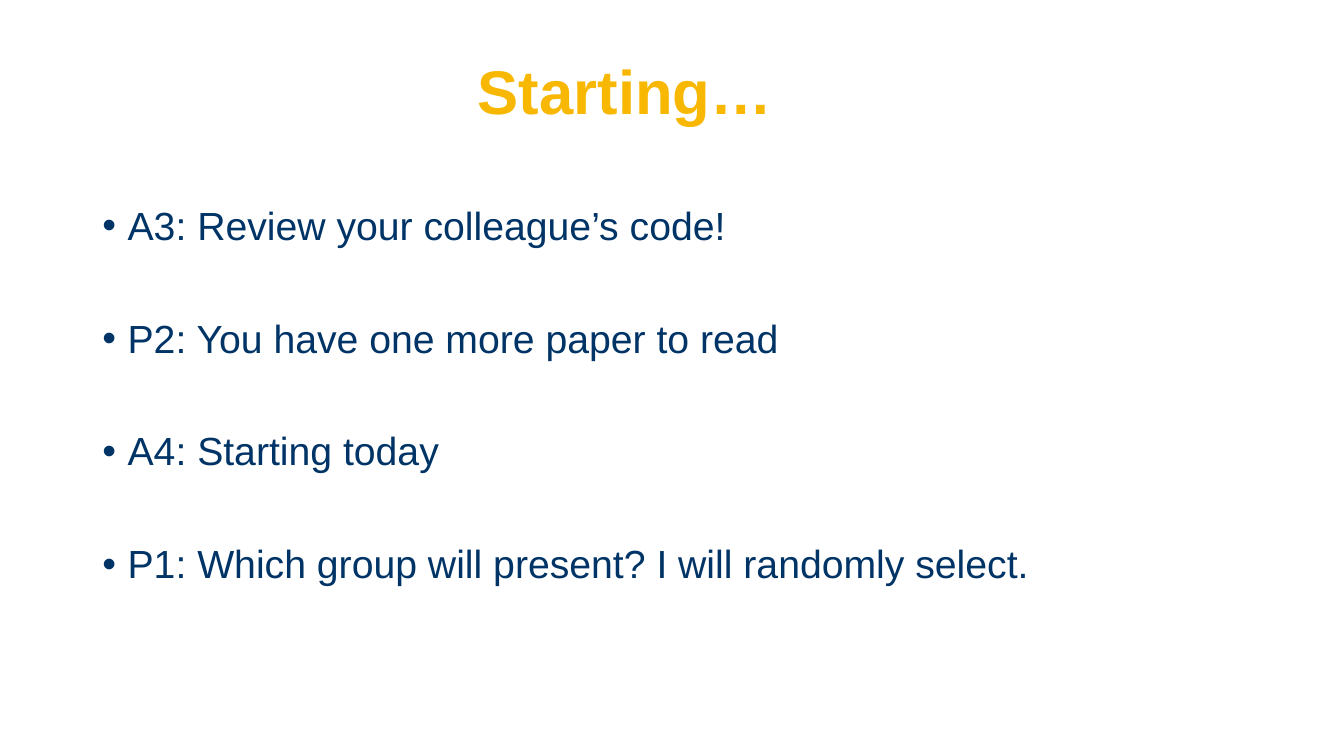
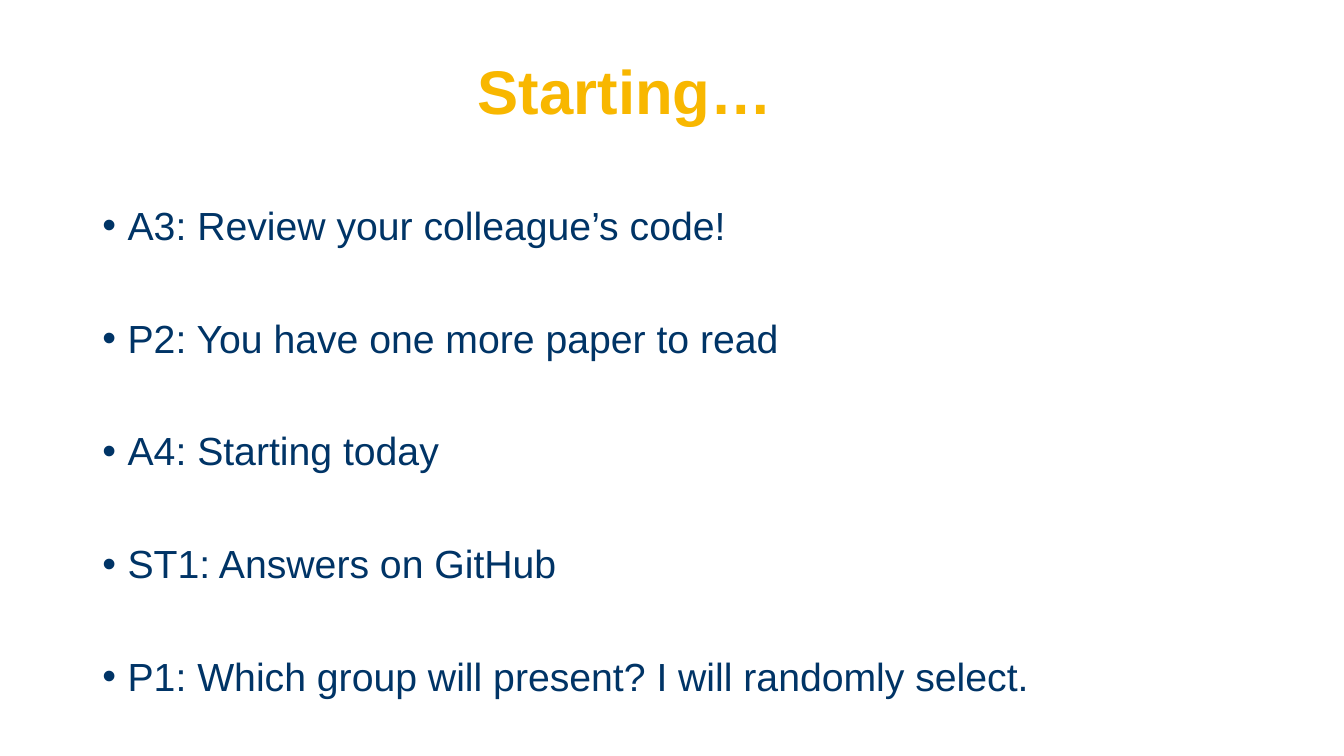
Before and after one commit to igorsteinmacher/CS499-OSS, a slide deck: slide 2 of notes/Lecture_05.pptx. Drawn at 1344x756 pixels with LibreOffice and Linux fonts; fonts in the diff are those of the drawing; background and template pictures are left out. Boxes give left, top, right and bottom in pixels: in the first picture for what was removed or moved away, otherwise in the second. Text is boxed around its words. In the diff, an @@ line names an element or a change of style, - is before the commit and + after.

```diff
--- a/notes/Lecture_05.pptx
+++ b/notes/Lecture_05.pptx
@@ text at (128,549,556,579): paragraph added @@
+• ST1: Answers on GitHub
```
Also in this commit, not shown: 1 slide added, 4 other files.
